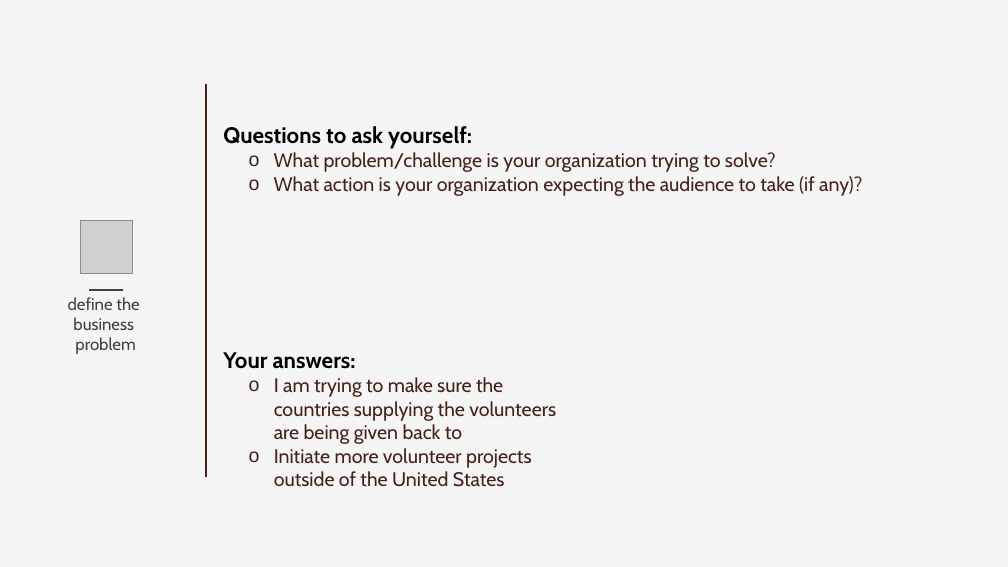
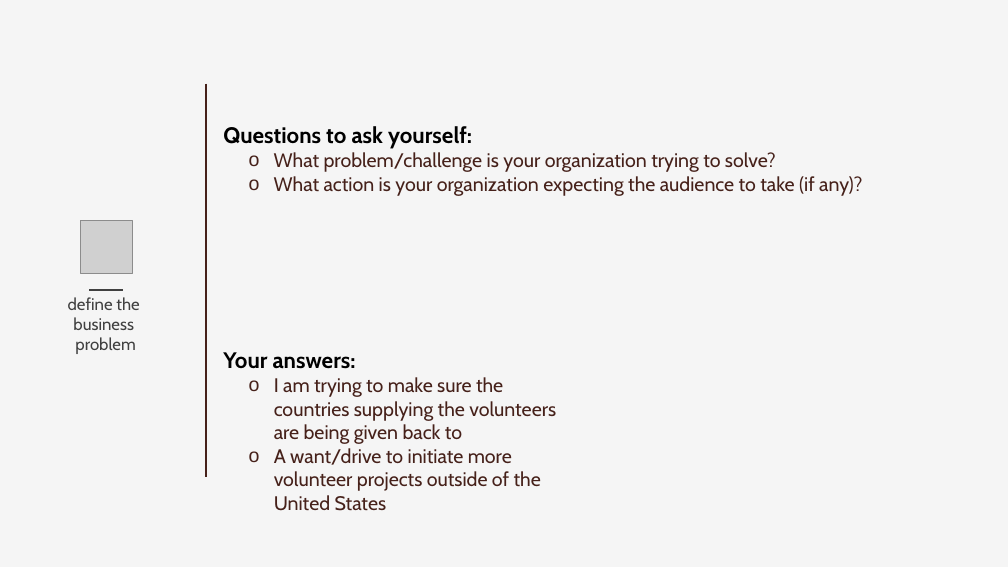
Before and after one commit to samswain2/MSiA-WQ, a slide deck: slide 1 of MSiA 411/hw05/MSiA_Assignment 4_handout.pptx. Drawn at 1008x567 pixels with LibreOffice and Linux fonts; fonts in the diff are those of the drawing; grey boxes stand for pictures. Boxes give left, top, right and bottom in pixels: in the first picture for what was removed or moved away, otherwise in the second. Text is boxed around its words. In the diff, an @@ line names an element or a change of style, - is before the commit and + after.

```diff
--- a/MSiA 411/hw05/MSiA_Assignment 4_handout.pptx
+++ b/MSiA 411/hw05/MSiA_Assignment 4_handout.pptx
@@ text at box(274, 448, 541, 511): text changed @@
-  o Initiate more volunteer projects outside of the United States
+  o A want/drive to initiate more volunteer projects outside of the United States
```
Also in this commit, not shown: 6 other slides changed, 11 other files.
